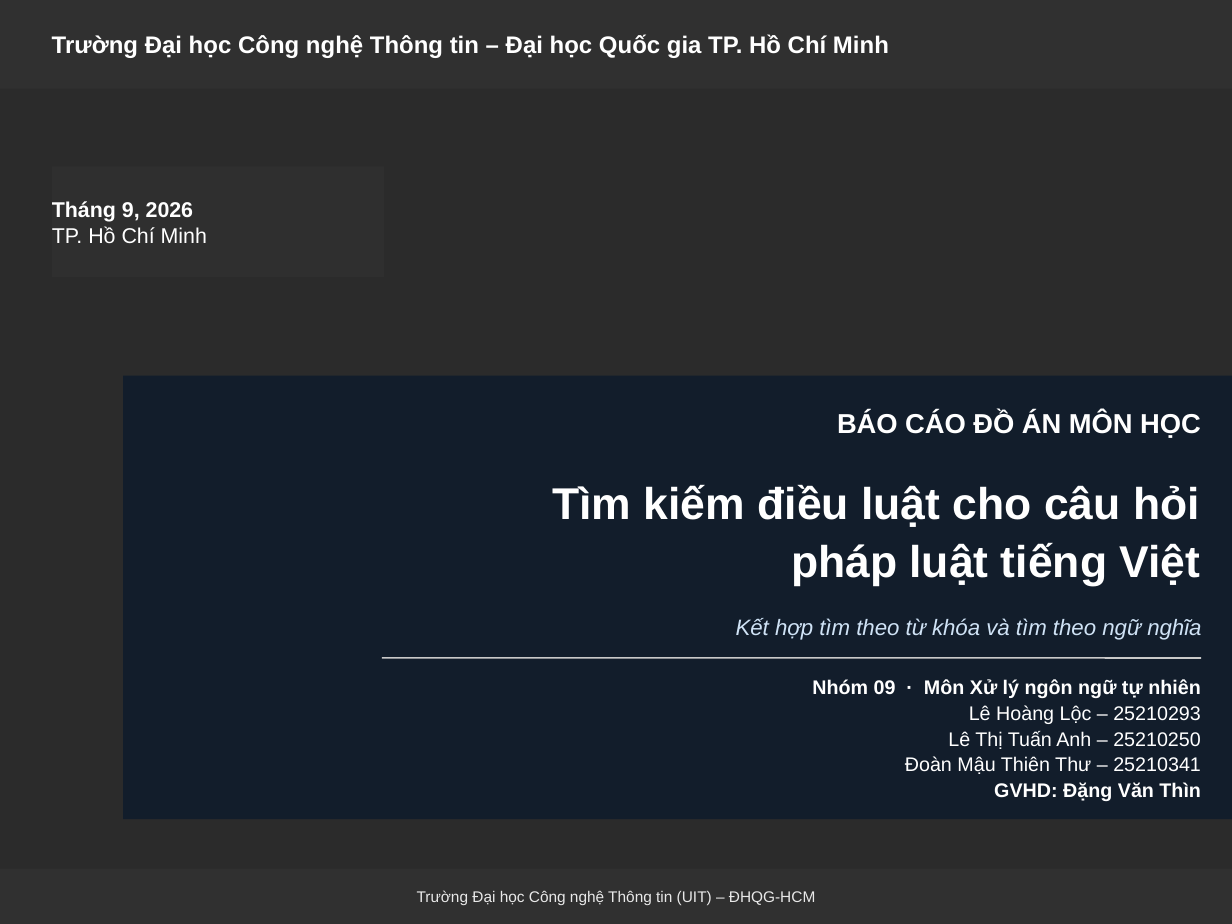
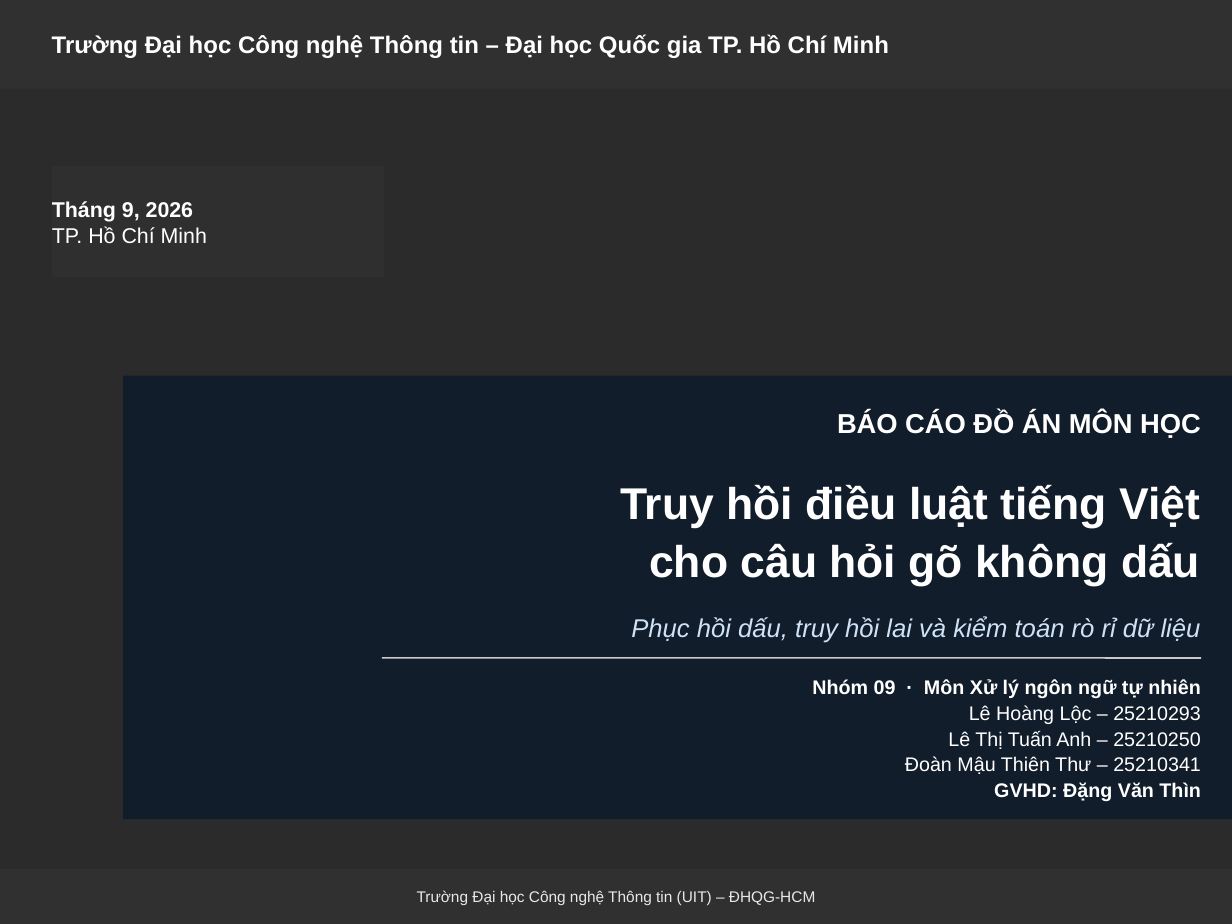
Before and after one commit to Messiac24/vietnamese-legal-retrieval-khong-dau, a slide deck: slide 1 of docs/slides/Nhom09_XLNNTN_BaoCao.pptx. Drawn at 1232x924 pixels with LibreOffice and Linux fonts; fonts in the diff are those of the drawing; background and template pictures are left out; a plain dark background stands for a picture behind light text. Boxes give left, top, right and bottom in pixels: in the first picture for what was removed or moved away, otherwise in the second. Text is boxed around its words. In the diff, an @@ line names an element or a change of style, - is before the commit and + after.

Commit message:
docs: doi ten de tai, them nghien cuu truoc, sap lai slide cho 7 phut
- Ten moi: Truy hoi dieu luat tieng Viet cho cau hoi go khong dau: phuc hoi
  dau, truy hoi lai va kiem toan ro ri du lieu
- NGHIEN_CUU_LIEN_QUAN.md: 27 nguon da doi chieu, bon khoang trong, hai cau
  hoi nghien cuu, ket qua dat canh nghien cuu truoc
- Slide: 13 slide chinh va 4 phu luc. Them nghien cuu truoc, khoang trong,
  hai slide cau khong dau. Chia doan, bang bon o, phan tich loi chuyen xuong
  phu luc. Tai lieu tham khao doc thang tu NGHIEN_CUU_LIEN_QUAN.md

```diff
--- a/docs/slides/Nhom09_XLNNTN_BaoCao.pptx
+++ b/docs/slides/Nhom09_XLNNTN_BaoCao.pptx
@@ text at (x1=620, y1=484, x2=1200, y2=586): text changed @@
-Tìm kiếm điều luật cho câu hỏi
-pháp luật tiếng Việt
+Truy hồi điều luật tiếng Việt
+cho câu hỏi gõ không dấu
@@ text at (x1=631, y1=616, x2=1201, y2=643): text changed; size 13 to 15 pt @@
-Kết hợp tìm theo từ khóa và tìm theo ngữ nghĩa
+Phục hồi dấu, truy hồi lai và kiểm toán rò rỉ dữ liệu
```
Also in this commit, not shown: 11 other slides changed, 5 slides added, 1 slide removed, 5 other files.
